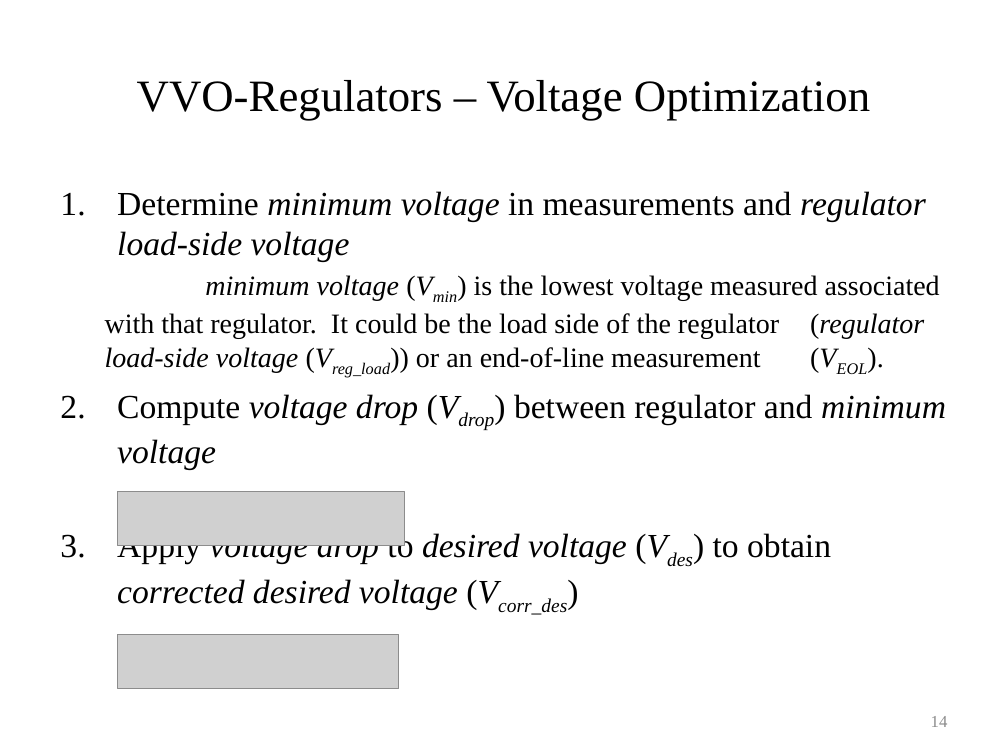
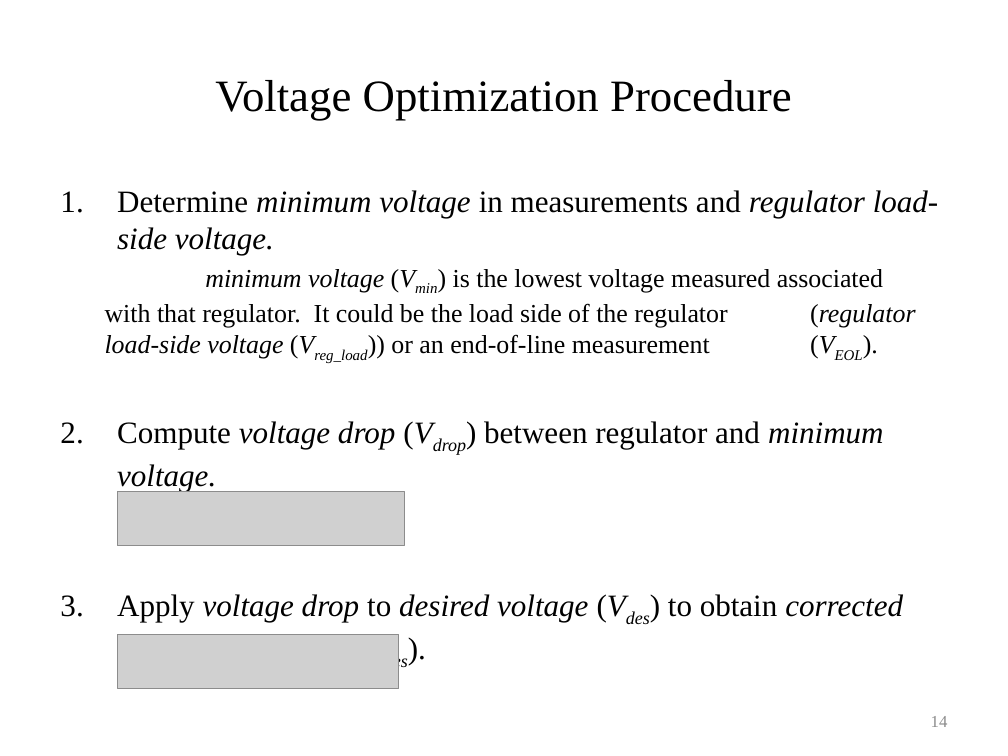
Before and after one commit to gridlab-d/course, a slide deck: slide 14 of University of Washington Class/Module 6 - Volt-VAR optimization.pptx. Drawn at 1008x756 pixels with LibreOffice and Linux fonts; fonts in the diff are those of the drawing; grey boxes stand for pictures. Boxes give left, top, right and bottom in pixels: in the first picture for what was removed or moved away, otherwise in the second. Text is boxed around its words. In the diff, an @@ line names an element or a change of style, - is before the commit and + after.

```diff
--- a/University of Washington Class/Module 6 - Volt-VAR optimization.pptx
+++ b/University of Washington Class/Module 6 - Volt-VAR optimization.pptx
@@ title at <box>215,80,792,120</box>: text changed @@
-VVO-Regulators – Voltage Optimization
+Voltage Optimization Procedure
@@ text at <box>117,190,939,255</box>: text changed; size 24 to 22.2 pt @@
-1. Determine minimum voltage in measurements and regulator load-side voltage
+1. Determine minimum voltage in measurements and regulator load-side voltage.
@@ text at <box>105,269,915,363</box>: size 20 to 18.5 pt in "minimum voltage (Vmin) is the lowest voltage ..." @@
@@ text at <box>117,421,903,671</box>: text changed; size 24 to 22.2 pt @@
-2. Compute voltage drop (Vdrop) between regulator and minimum voltage
-3. Apply voltage drop to desired voltage (Vdes) to obtain corrected desired voltage (Vcorr_des)
+2. Compute voltage drop (Vdrop) between regulator and minimum voltage.
+3. Apply voltage drop to desired voltage (Vdes) to obtain corrected desired voltage (Vcorr_des).
```
Also in this commit, not shown: 20 other slides changed, 7 slides added, 9 slides removed.
